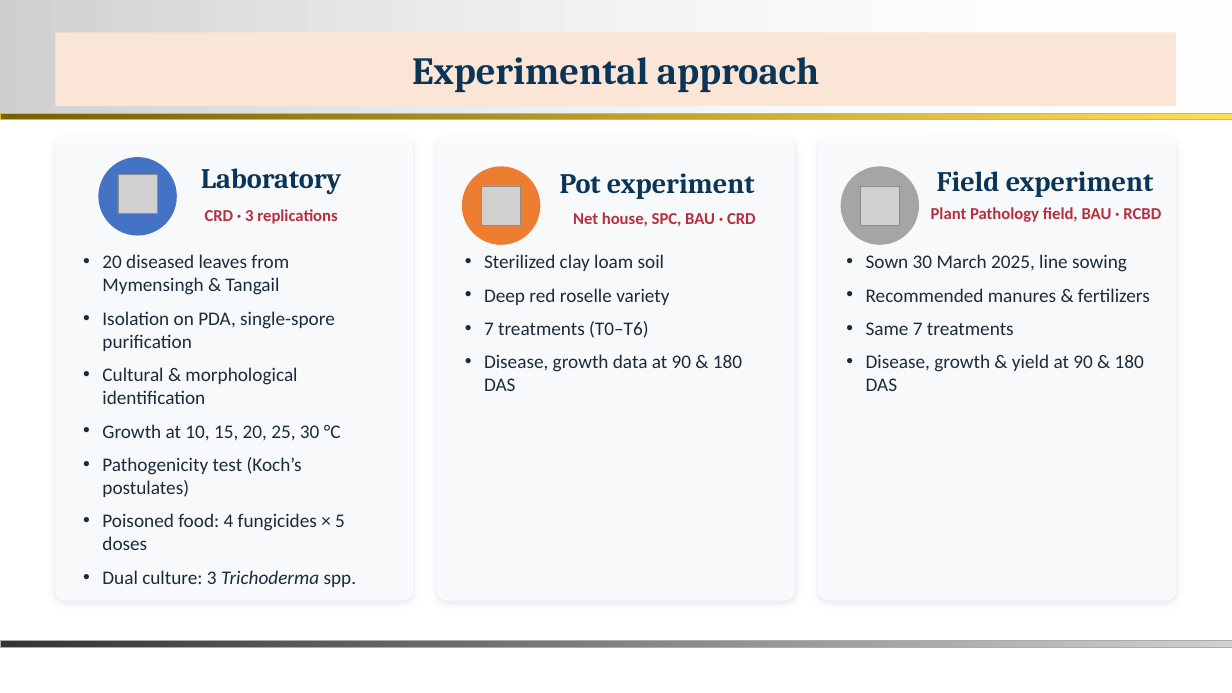
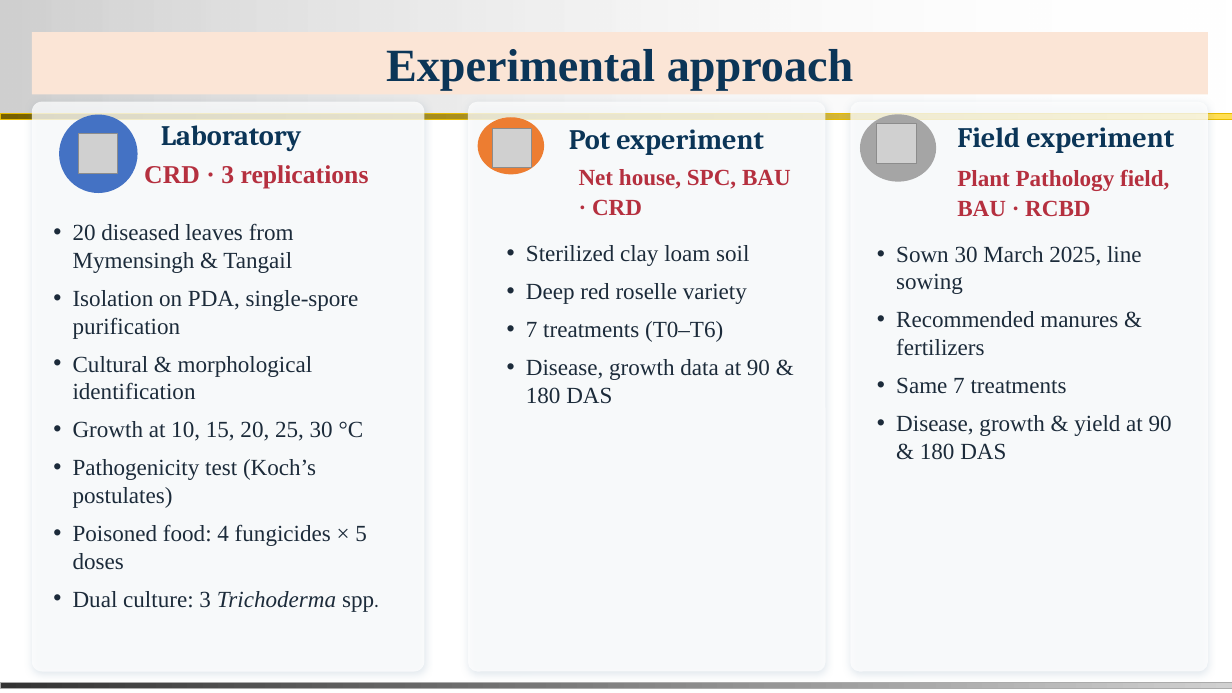
Before and after one commit to bipro-b/nm-documenents, a slide deck: slide 6 of docs/Nisha_MS_Thesis_Defence.pptx (slide 7 before the commit). Drawn at 1232x693 pixels with LibreOffice and Linux fonts; fonts in the diff are those of the drawing; grey boxes stand for pictures; background and template pictures are left out. Boxes give left, top, right and bottom in pixels: in the first picture for what was removed or moved away, otherwise in the second. Text is boxed around its words. In the diff, an @@ line names an element or a change of style, - is before the commit and + after.

```diff
--- a/docs/Nisha_MS_Thesis_Defence.pptx
+++ b/docs/Nisha_MS_Thesis_Defence.pptx
@@ rectangle "Experimental approach": place and size @@
-rectangle "Experimental approach" at (55,32,1177,106)
+rectangle "Experimental approach" at (31,32,1208,94)
@@ rectangle "Experimental approach" at (31,32,1208,94): size 30 to 36 pt, font Cambria to Times New Roman; title to rectangle @@
@@ rounded rectangle: place and size @@
-rounded rectangle at (55,139,413,601)
+rounded rectangle at (31,102,424,672)
@@ 1 picture, 1 text, 1 ellipse: place and size @@
-1 picture, 1 text, 1 ellipse at (98,157,341,236)
+1 picture, 1 text, 1 ellipse at (59,115,301,193)
@@ rounded rectangle: place and size @@
-rounded rectangle at (437,139,795,601)
+rounded rectangle at (468,102,825,672)
@@ ellipse: place and size @@
-ellipse at (462,166,541,245)
+ellipse at (478,117,544,175)
@@ text "Pot experiment": place and size @@
-text "Pot experiment" at (560,173,755,199)
+text "Pot experiment" at (569,129,764,155)
@@ rounded rectangle: place and size @@
-rounded rectangle at (819,139,1177,601)
+rounded rectangle at (850,102,1208,672)
@@ ellipse: place and size @@
-ellipse at (841,166,920,245)
+ellipse at (860,115,936,182)
@@ text "Field experiment": place and size @@
-text "Field experiment" at (937,171,1154,197)
+text "Field experiment" at (957,127,1174,153)
@@ picture: place and size @@
-picture at (482,186,520,225)
+picture at (493,128,531,167)
@@ picture: place and size @@
-picture at (860,186,899,225)
+picture at (877,124,917,164)
@@ text "CRD · 3 replications": place and size @@
-text "CRD · 3 replications" at (205,209,337,224)
+text "CRD · 3 replications" at (144,165,369,188)
@@ text "CRD · 3 replications" at (144,165,369,188): size 13 to 20 pt, font Calibri to Times New Roman @@
@@ text "Net house, SPC, BAU · ...": place and size @@
-text "Net house, SPC, BAU · ..." at (573,212,756,226)
+text "Net house, SPC, BAU · ..." at (579,169,791,216)
@@ text "Net house, SPC, BAU · ..." at (579,169,791,216): size 13 to 18 pt, font Calibri to Times New Roman @@
@@ text "Plant Pathology field, BAU · ..." at (957,169,1169,216): size 13 to 18 pt, font Calibri to Times New Roman @@
@@ text "Plant Pathology field, BAU · ...": place and size @@
-text "Plant Pathology field, BAU · ..." at (931,207,1161,222)
+text "Plant Pathology field, BAU · ..." at (957,169,1169,216)
@@ text "20 diseased leaves from Mymensingh ...": place and size @@
-text "20 diseased leaves from Mymensingh ..." at (102,254,357,587)
+text "20 diseased leaves from Mymensingh ..." at (73,223,374,612)
@@ size 15 to 18 pt, font Calibri to Times New Roman in 3 elements at (896,246,1172,460), (73,223,374,612), (526,245,770,404) @@
@@ text "Sterilized clay loam soil": place and size @@
-text "Sterilized clay loam soil" at (484,254,742,391)
+text "Sterilized clay loam soil" at (526,245,770,404)
@@ text "Sown 30 March 2025, line ...": place and size @@
-text "Sown 30 March 2025, line ..." at (866,254,1150,391)
+text "Sown 30 March 2025, line ..." at (896,246,1172,460)
@@ rectangle: place and size @@
-rectangle at (0,640,1232,647)
+rectangle at (0,682,1232,689)
```
Also in this commit, not shown: 31 other slides changed, 3 slides removed, 2 other files.
